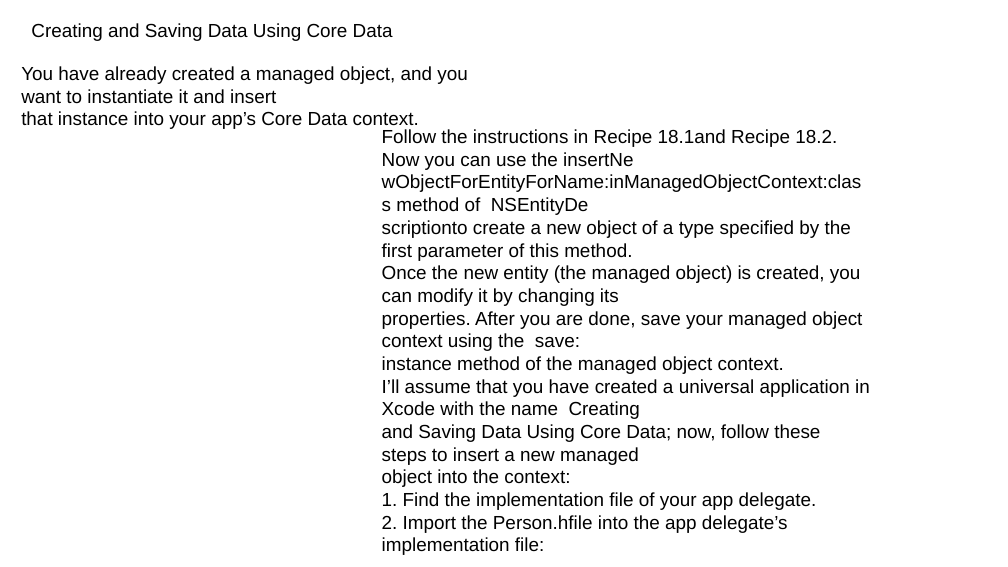
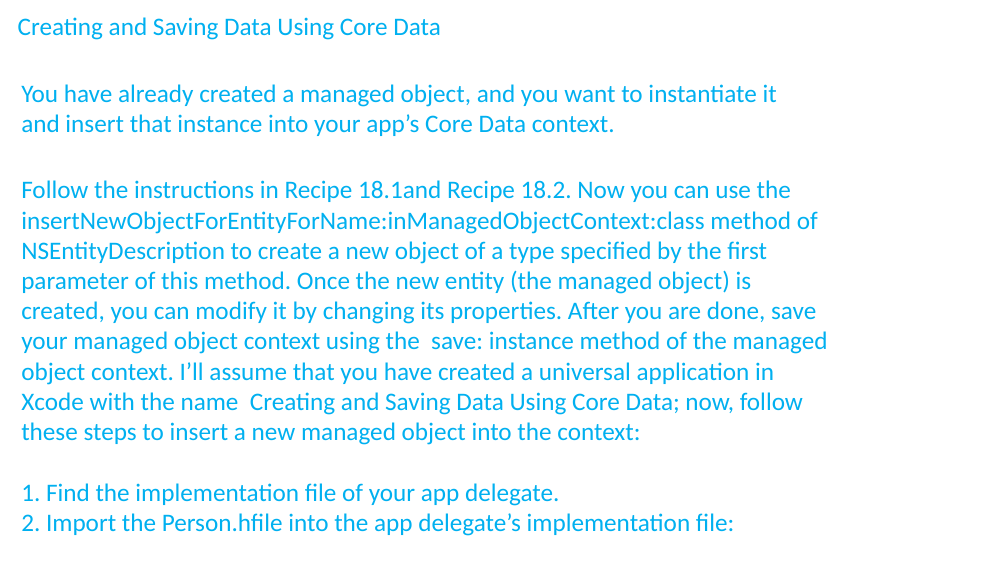
Before and after one commit to aminhngn/Course_Mobile_IOS, a slide deck: slide 36 of course/IOS_Module_03_core_data.pptx (slide 26 before the commit). Drawn at 1008x567 pixels with LibreOffice and Linux fonts; fonts in the diff are those of the drawing. Boxes give left, top, right and bottom in pixels: in the first picture for what was removed or moved away, otherwise in the second. Text is boxed around its words. In the diff, an @@ line names an element or a change of style, - is before the commit and + after.

```diff
--- a/course/IOS_Module_03_core_data.pptx
+++ b/course/IOS_Module_03_core_data.pptx
@@ text "Creating and Saving Data Using ...": place and size @@
-text "Creating and Saving Data Using ..." at (31,23,393,41)
+text "Creating and Saving Data Using ..." at (18,17,441,40)
@@ text "Creating and Saving Data Using ..." at (18,17,441,40): size 18 to 24 pt, font Arial to Calibri, text colour #000000 to #00B0F0 @@
@@ text at (21,84,777,136): text changed; size 18 to 24 pt; font Arial to Calibri; text colour #000000 to #00B0F0 @@
-You have already created a managed object, and you want to instantiate it and insert
-that instance into your app’s Core Data context.
+You have already created a managed object, and you want to instantiate it and insert that instance into your app’s Core Data context.
@@ text "Follow the instructions in Recipe ...": place and size @@
-text "Follow the instructions in Recipe ..." at (382,129,870,555)
+text "Follow the instructions in Recipe ..." at (21,180,828,536)
@@ text at (21,180,828,445): text changed; size 18 to 24 pt; font Arial to Calibri; text colour #000000 to #00B0F0 @@
-Follow the instructions in Recipe 18.1and Recipe 18.2. Now you can use the insertNe
-wObjectForEntityForName:inManagedObjectContext:class method of NSEntityDe
-scriptionto create a new object of a type specified by the first parameter of this method.
-Once the new entity (the managed object) is created, you can modify it by changing its
-properties. After you are done, save your managed object context using the save:
-instance method of the managed object context.
-I’ll assume that you have created a universal application in Xcode with the name Creating
-and Saving Data Using Core Data; now, follow these steps to insert a new managed
-object into the context:
+Follow the instructions in Recipe 18.1and Recipe 18.2. Now you can use the insertNewObjectForEntityForName:inManagedObjectContext:class method of NSEntityDescription to create a new object of a type specified by the first parameter of this method. Once the new entity (the managed object) is created, you can modify it by changing its properties. After you are done, save your managed object context using the save: instance method of the managed object context. I’ll assume that you have created a universal application in Xcode with the name Creating and Saving Data Using Core Data; now, follow these steps to insert a new managed object into the context:
@@ text at (21,483,734,536): size 18 to 24 pt, font Arial to Calibri, text colour #000000 to #00B0F0 in "1. Find the implementation file of your ...", "2. Import the Person.hfile into the app ..." @@
```
Also in this commit, not shown: 16 other slides changed, 28 slides added, 10 slides removed, 3 other files.
